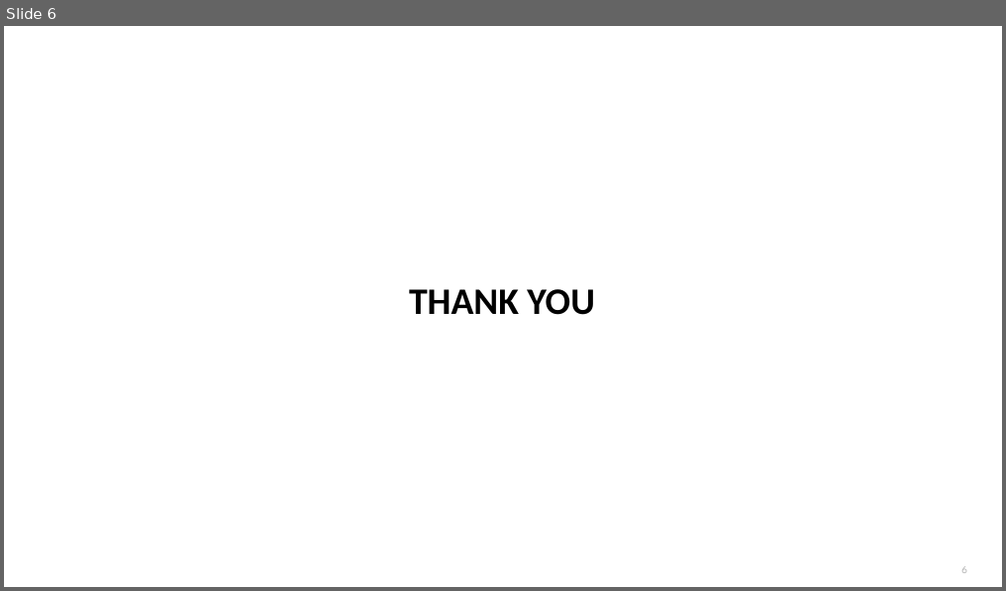
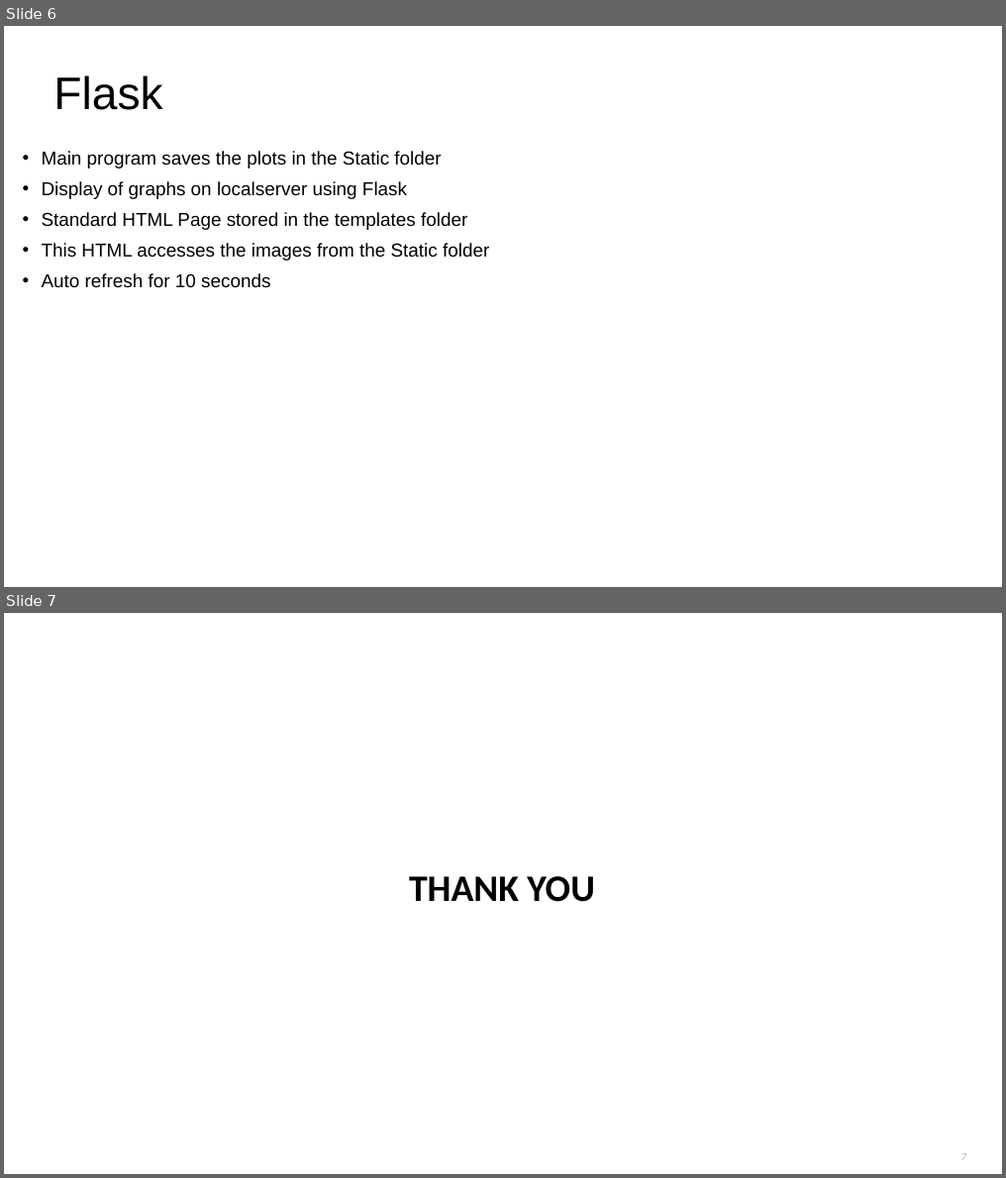
Before and after one commit to chiranthhd1/Forex-visualization-Python-, a slide deck: PyProject_Final.pptx. Shown one above the other, each under a label of ours: slide 6 before the commit, slides 6 and 7 after it. The pictures are 1006x591 and 1006x1178 pixels, drawn with LibreOffice and Linux fonts; fonts in the diff are those of the drawing; background and template pictures are left out. Boxes give left, top, right and bottom in pixels: in the first picture for what was removed or moved away, otherwise in the second. Text is boxed around its words. In the diff, an @@ line names an element or a change of style, - is before the commit and + after.

Commit message:
Added files via upload
added flask slide

```diff
--- a/PyProject_Final.pptx
+++ b/PyProject_Final.pptx
@@ slide 6 added at [4,26,1002,587], background #FFFFFF @@
@@ title added at [54,76,162,110], 44 pt, text #000000 @@
+Flask
@@ subtitle added at [42,151,489,288], 18 pt, text #000000 @@
+• Main program saves the plots in the Static folder
+• Display of graphs on localserver using Flask
+• Standard HTML Page stored in the templates folder
+• This HTML accesses the images from the Static folder
+• Auto refresh for 10 seconds
@@ what was slide 6 is now slide 7 @@
@@ page number at [961,1154,966,1160]: text changed @@
-6
+7
```
